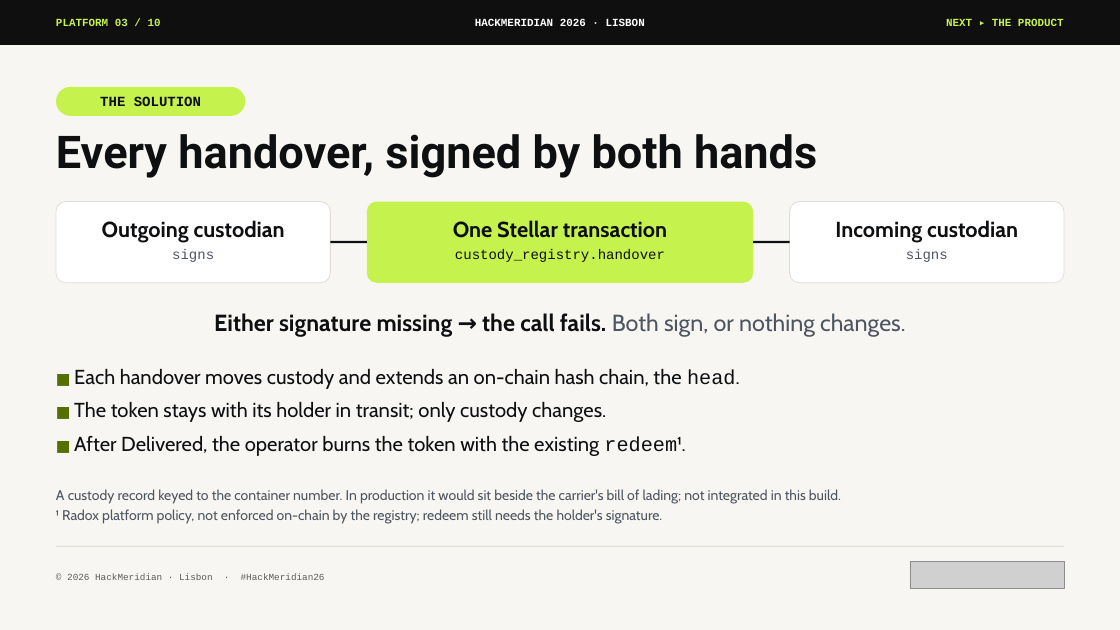
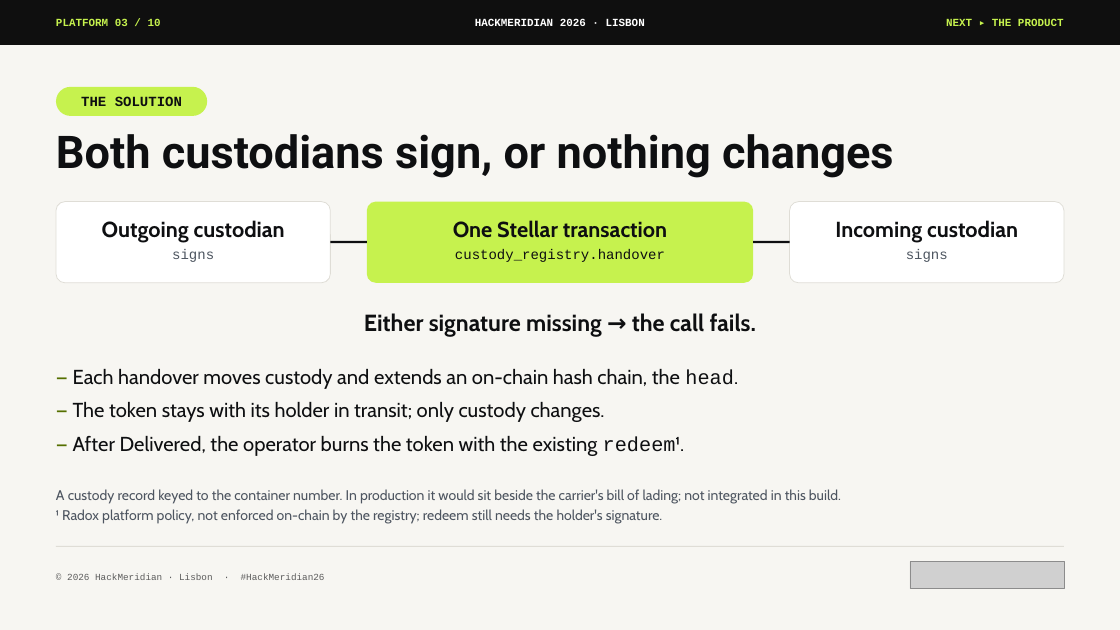
Before and after one commit to pwsaragossy/hackmeridian-cos, a slide deck: slide 3 of projects/hackmeridian-rail/deck/radox-custody-rail.pptx. Drawn at 1120x630 pixels with LibreOffice and Linux fonts; fonts in the diff are those of the drawing; grey boxes stand for pictures. Boxes give left, top, right and bottom in pixels: in the first picture for what was removed or moved away, otherwise in the second. Text is boxed around its words. In the diff, an @@ line names an element or a change of style, - is before the commit and + after.

```diff
--- a/projects/hackmeridian-rail/deck/radox-custody-rail.pptx
+++ b/projects/hackmeridian-rail/deck/radox-custody-rail.pptx
@@ rounded rectangle "THE SOLUTION": place and size @@
-rounded rectangle "THE SOLUTION" at <box>56,87,245,116</box>
+rounded rectangle "THE SOLUTION" at <box>56,87,207,116</box>
@@ text at <box>56,134,894,178</box>: text changed @@
-Every handover, signed by both hands
+Both custodians sign, or nothing changes
@@ text at <box>364,313,756,337</box>: text changed @@
-Either signature missing → the call fails. Both sign, or nothing changes.
+Either signature missing → the call fails.
@@ text at <box>73,369,738,456</box>: text changed @@
-■ Each handover moves custody and extends an on-chain hash chain, the head.
-■ The token stays with its holder in transit; only custody changes.
-■ After Delivered, the operator burns the token with the existing redeem¹.
+— Each handover moves custody and extends an on-chain hash chain, the head.
+— The token stays with its holder in transit; only custody changes.
+— After Delivered, the operator burns the token with the existing redeem¹.
```
Also in this commit, not shown: 9 other slides changed, 14 other files.
